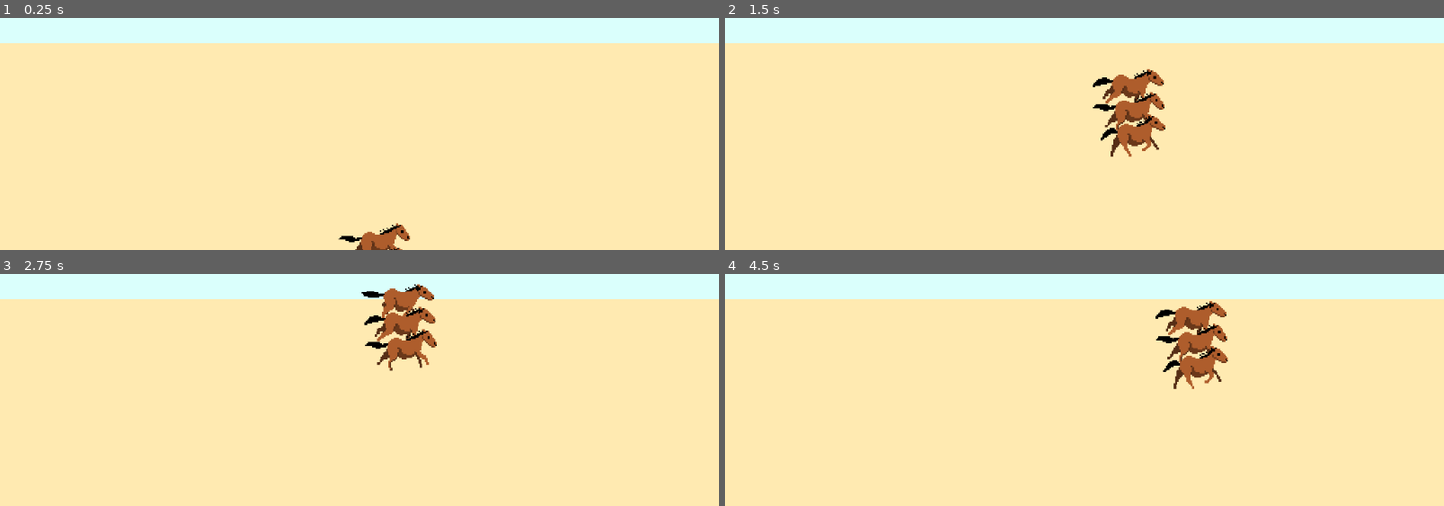
Above: before the commit, frames 1-4 (two rows, left to right).
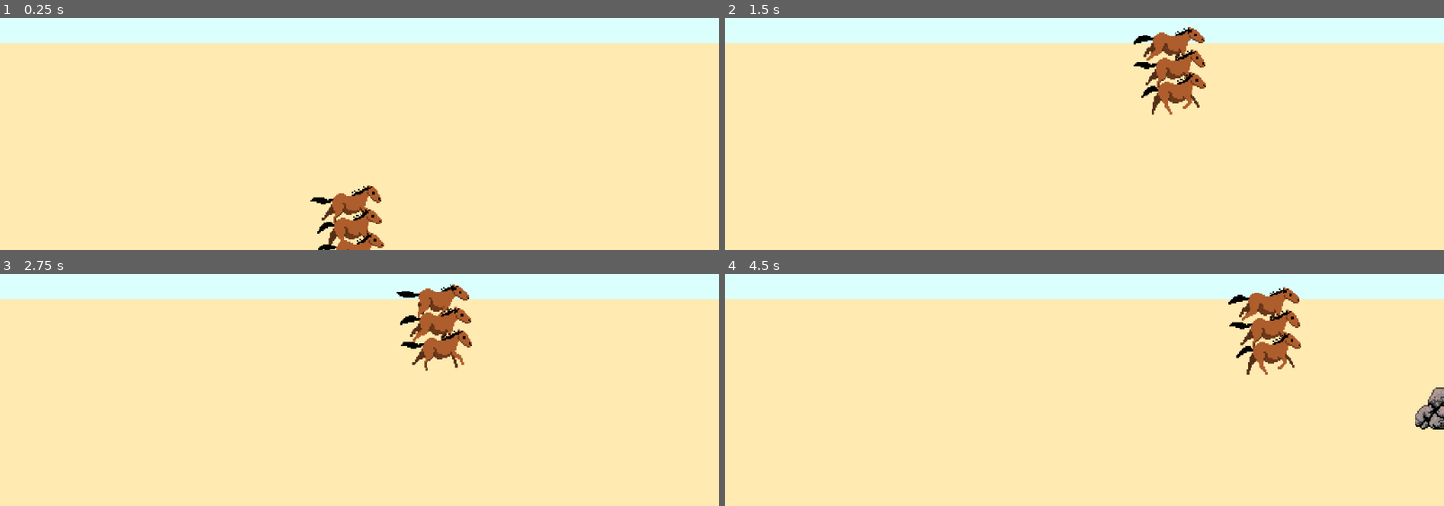
Above: after the commit, the same moments.

Repository: Lanilor53/troika
Game: Godot game, scene res://Road.tscn
Same seed, same stepped clock (60 frames per second), same inputs: the game is played once before the commit and once after it.
Inputs (mouse positions are in pixels of both pictures, inside the frame that each line leads up to):
- Up to frame 1 (0.25 s): no input
- Up to frame 2 (1.5 s): move the mouse to (1242, 18) at 0.52 s; right-click (1242, 18) at 0.6 s; click (1242, 18) at 0.8 s; move the mouse to (940, 59) at 1.27 s; click (940, 59) at 1.35 s
- Up to frame 3 (2.75 s): right-click (215, 315) at 1.55 s; move the mouse to (outside the picture) at 2.02 s; right-click (outside the picture) at 2.1 s; click (outside the picture) at 2.3 s
- Up to frame 4 (4.5 s): move the mouse to (1048, 380) at 2.77 s; click (1048, 380) at 2.85 s; right-click (1048, 380) at 3.05 s; move the mouse to (1300, 359) at 3.52 s; right-click (1300, 359) at 3.6 s; click (1300, 359) at 3.8 s; move the mouse to (outside the picture) at 4.27 s; click (outside the picture) at 4.35 s

The runs differ from the first frame. In frame 1, 1.9% of the frame differs, in the area x 43-58%, y 72-100%; in frame 2, 4.0%; in frame 3, 3.4%; in frame 4, 4.7%, in the area x 59-100%, y 5-68%.

Commit message:
Add randomly generated rocks

Diff:
--- /dev/null
+++ b/Obstacle.gd
@@ -0,0 +1,16 @@
+extends KinematicBody2D
+
+var speed = 5
+
+
+func _physics_process(delta):
+	position += Vector2.LEFT*speed
+	if position.x < -2000:
+		print("deleted")
+		queue_free()
+
+
+func _on_Hitbox_area_entered(area):
+	# No collision with other obstacles
+	if area.name != "Hitbox":
+		queue_free()
--- /dev/null
+++ b/ObstacleController.gd
@@ -0,0 +1,21 @@
+extends Node2D
+
+onready var rockScene = load("res://Rock.tscn")
+onready var rightBorder = get_parent().get_node("RightBorder")
+onready var timer = $Timer
+
+func spawn_obstacle():
+	var newObstacle = rockScene.instance()
+	# -320 - +500
+	if randf()>0.5:
+		newObstacle.position = rightBorder.position+Vector2.UP*(randi()%500)
+	else:
+		newObstacle.position = rightBorder.position-Vector2.UP*(randi()%320)
+	add_child(newObstacle)
+	randomize_timeout()
+
+func randomize_timeout():
+	if randf() < 0.4:
+		timer.wait_time = 3
+	else:
+		timer.wait_time = randi()%2+1
--- a/Player.gd
+++ b/Player.gd
@@ -1,20 +1,10 @@
 extends KinematicBody2D
 
-var speed = 5
-var speedMod = 0.5
-var maxSpeed = 50
-var minSpeed = 1
+var speed = 10
 var oldpos = Vector2.ZERO
-onready var sky = get_parent().get_node("bgstub/Sky")
 
-func _process(delta):
-	# TODO: cooldown
-	# Cooldown must be in gui bar
-	# Speed must be in gui bar too
-	if Input.is_action_just_pressed("Speedup"):
-		speedup(speedMod)
-	elif Input.is_action_just_pressed("Slowdown"):
-		slowdown(speedMod)
+#func _process(delta):
+	# Speed must be in gui bar
 
 func _physics_process(delta):
 	var mousePos = get_local_mouse_position()
@@ -25,12 +15,6 @@
 		move_and_slide(mousePos.normalized()*speed*100)
 
 
-func speedup(mod):
-	if speed+mod <= maxSpeed:
-		speed += mod
-	print(speed)
-
-func slowdown(mod):
-	if speed-mod >= minSpeed:
-		speed -= mod
-	print(speed)
+func _on_Hurtbox_area_entered(area):
+	if area.name == "Hitbox":
+		print("Got hit")
--- a/Player.tscn
+++ b/Player.tscn
@@ -68,8 +68,9 @@
 playing = true
 flip_h = true
 
-[node name="Area2D" type="Area2D" parent="."]
+[node name="Hurtbox" type="Area2D" parent="."]
 
-[node name="CollisionShape2D" type="CollisionShape2D" parent="Area2D"]
+[node name="CollisionShape2D" type="CollisionShape2D" parent="Hurtbox"]
 rotation = 1.5708
 shape = SubResource( 1 )
+[connection signal="area_entered" from="Hurtbox" to="." method="_on_Hurtbox_area_entered"]
--- a/Road.tscn
+++ b/Road.tscn
@@ -1,10 +1,14 @@
-[gd_scene load_steps=4 format=2]
+[gd_scene load_steps=6 format=2]
 
 [ext_resource path="res://Player.tscn" type="PackedScene" id=1]
 [ext_resource path="res://bgstub.png" type="Texture" id=2]
+[ext_resource path="res://ObstacleController.gd" type="Script" id=3]
 
 [sub_resource type="RectangleShape2D" id=1]
 extents = Vector2( 958.8, 266.613 )
+
+[sub_resource type="RectangleShape2D" id=2]
+extents = Vector2( 10.1139, 538.7 )
 
 [node name="Road" type="Node2D"]
 
@@ -27,3 +31,17 @@
 [node name="Camera2D" type="Camera2D" parent="."]
 current = true
 zoom = Vector2( 1.9, 1.8 )
+
+[node name="RightBorder" type="StaticBody2D" parent="."]
+position = Vector2( 2000, 549 )
+
+[node name="CollisionShape2D" type="CollisionShape2D" parent="RightBorder"]
+position = Vector2( -267.334, -2.19342 )
+shape = SubResource( 2 )
+
+[node name="ObstacleController" type="Node2D" parent="."]
+script = ExtResource( 3 )
+
+[node name="Timer" type="Timer" parent="ObstacleController"]
+autostart = true
+[connection signal="timeout" from="ObstacleController/Timer" to="ObstacleController" method="spawn_obstacle"]
--- /dev/null
+++ b/Rock.tscn
@@ -0,0 +1,21 @@
+[gd_scene load_steps=4 format=2]
+
+[ext_resource path="res://Rock Pile.png" type="Texture" id=1]
+[ext_resource path="res://Obstacle.gd" type="Script" id=2]
+
+[sub_resource type="CircleShape2D" id=1]
+radius = 56.7531
+
+[node name="Rock" type="KinematicBody2D"]
+script = ExtResource( 2 )
+
+[node name="Sprite" type="Sprite" parent="."]
+scale = Vector2( 0.7, 0.7 )
+texture = ExtResource( 1 )
+
+[node name="Hitbox" type="Area2D" parent="."]
+
+[node name="CollisionShape2D" type="CollisionShape2D" parent="Hitbox"]
+position = Vector2( 4, 0 )
+shape = SubResource( 1 )
+[connection signal="area_entered" from="Hitbox" to="." method="_on_Hitbox_area_entered"]
Binary file added: Rock Pile.png
Not shown, added: Rock Pile.png.import
